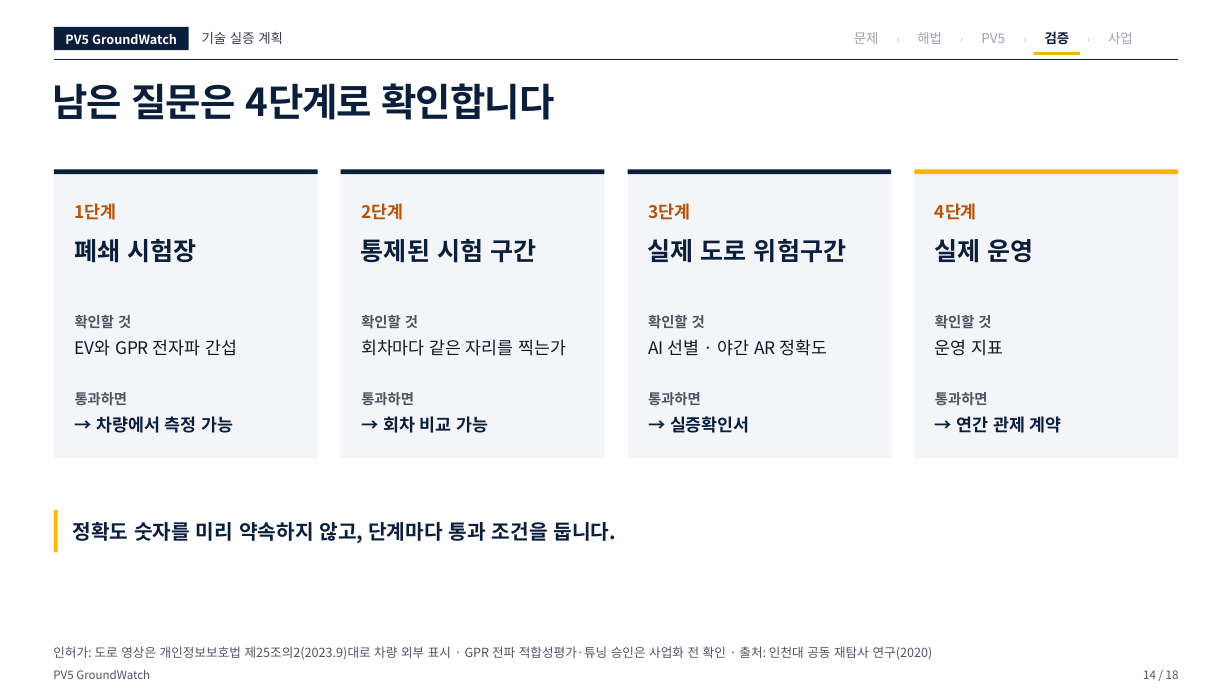
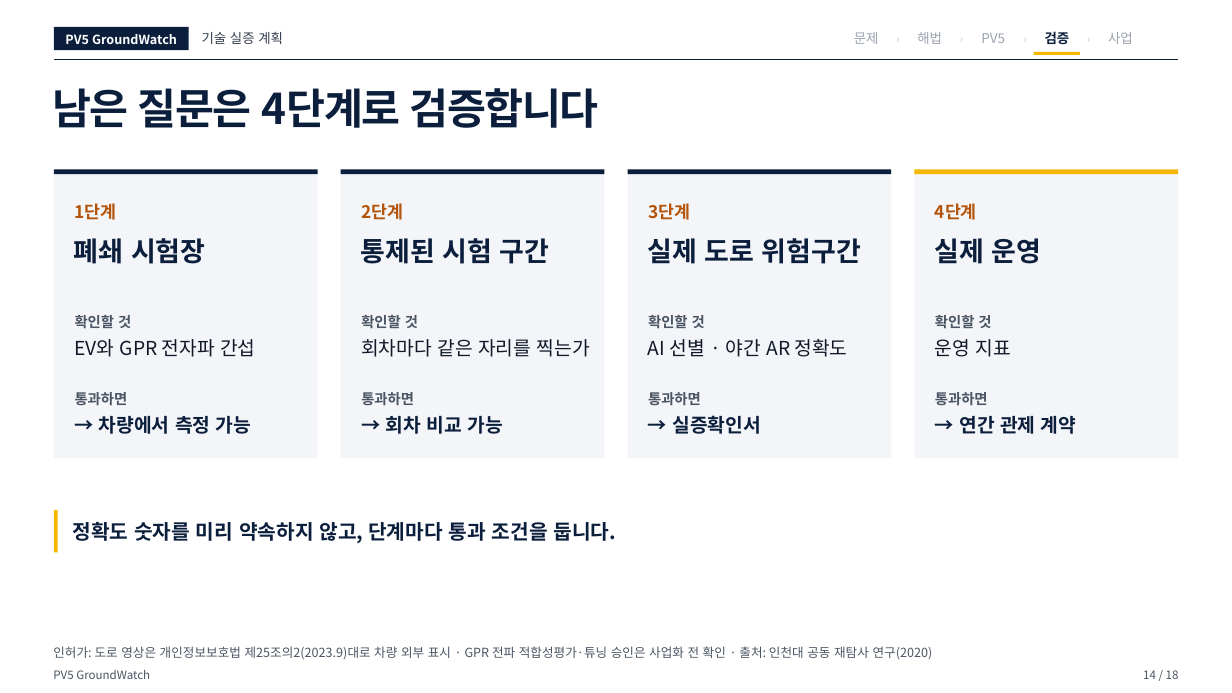
Before and after one commit to woojin-choe/pv5-hose-lab, a slide deck: slide 14 of ppt_all/PV5_GroundWatch_10_25.pptx. Drawn at 1232x693 pixels with LibreOffice and Linux fonts; fonts in the diff are those of the drawing. Boxes give left, top, right and bottom in pixels: in the first picture for what was removed or moved away, otherwise in the second. Text is boxed around its words. In the diff, an @@ line names an element or a change of style, - is before the commit and + after.

```diff
--- a/ppt_all/PV5_GroundWatch_10_25.pptx
+++ b/ppt_all/PV5_GroundWatch_10_25.pptx
@@ text at (52,88,599,128): text changed; size 30 to 33 pt @@
-남은 질문은 4단계로 확인합니다
+남은 질문은 4단계로 검증합니다
@@ size 19.5 to 21 pt in 4 elements at (934,238,1042,264), (74,238,205,264), (361,238,550,264), (648,238,861,264) @@
@@ size 13.5 to 15 pt in 8 elements at (935,339,1011,357), (673,415,762,434), (386,416,502,434), (959,416,1076,434), (99,416,251,434), (74,339,255,357), (648,339,848,357), (361,339,590,357) @@
```
Also in this commit, not shown: 11 other slides changed, 17 other files.
